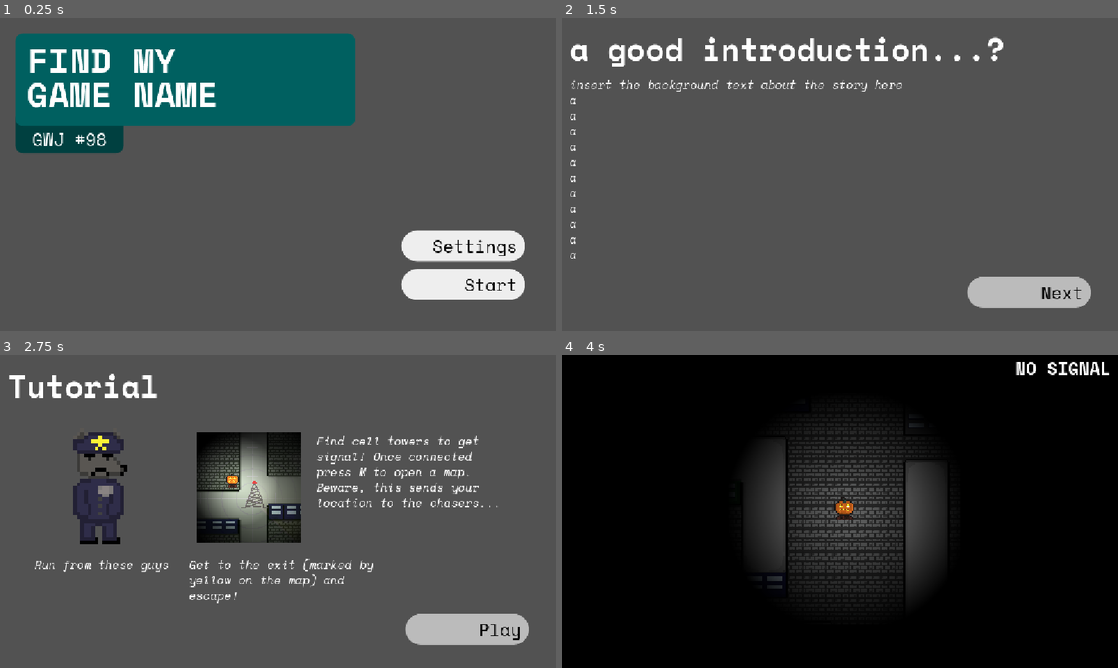
Above: before the commit, frames 1-4 (two rows, left to right).
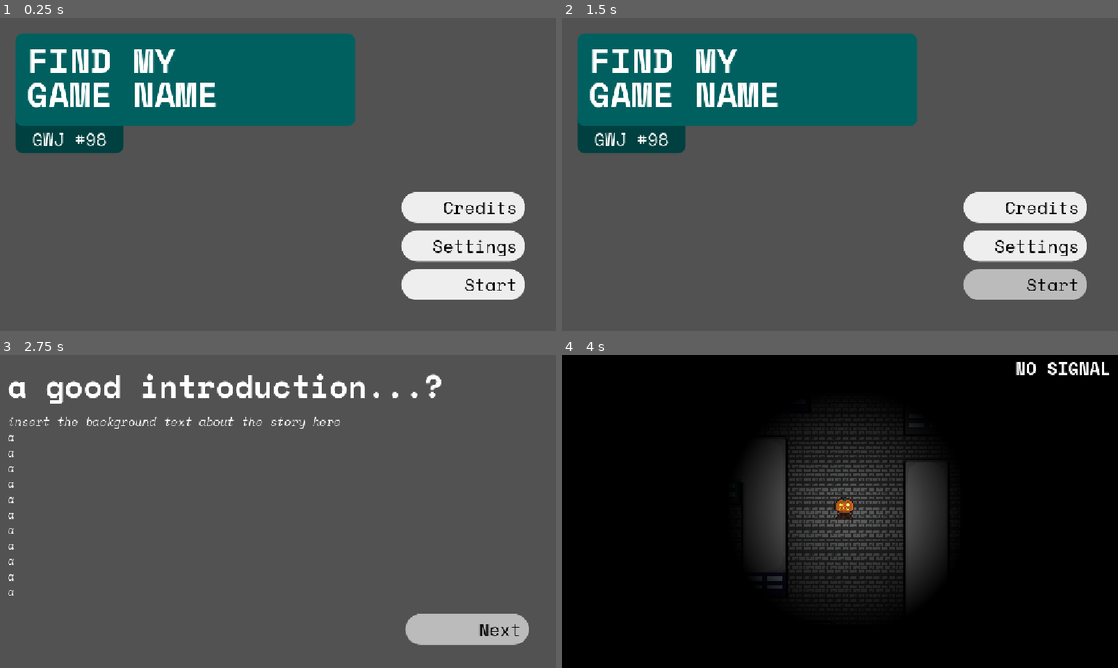
Above: after the commit, the same moments.

Repository: TurbogamesDev/godot-wild-jam-98
Game: Godot game, scene res://assets/scenes/ui/main_menu.tscn
Two runs of this game, one before a commit and one after it. Both use one fixed random seed, a clock stepped at 60 frames per second and the inputs below. The engine's default icon, where the game draws it, is replaced by a stand-in: a white triangle on a blue panel in a dark square.
Inputs (mouse positions are in pixels of both pictures, inside the frame that each line leads up to):
- Up to frame 1 (0.25 s): no input
- Up to frame 2 (1.5 s): click (1023, 205) at 0.5 s, where only the run after the commit has a clickable "Credits"; click "Start" (after the commit: "Menu") at 1.25 s
- Up to frame 3 (2.75 s): click "Next" (after the commit: "Start") at 2 s
- Up to frame 4 (4 s): click "Play" (after the commit: "Next") at 2.75 s; click (1029, 630) at 3.5 s, where only the run after the commit has a clickable "Play"

The runs differ from the first frame. In frame 1, 2.1% of the frame differs, in the area x 72-95%, y 55-66%; in frame 2, 26%, in the area x 1-96%, y 4-93%; in frame 3, 13%; in frame 4, 0.1%.

Commit message:
Add credits button to main menu

Diff:
--- a/assets/scenes/story/credits.tscn
+++ b/assets/scenes/story/credits.tscn
@@ -66,4 +66,3 @@
 offset_bottom = 600.0
 button_text = "Menu"
 scene_path = "res://assets/scenes/ui/main_menu.tscn"
-music_type_after_click = 2
--- a/assets/scenes/ui/main_menu.tscn
+++ b/assets/scenes/ui/main_menu.tscn
@@ -107,6 +107,15 @@
 offset_bottom = 504.0
 settingsMenuScene = NodePath("../../SettingsMenu")
 
+[node name="CreditsButton" parent="ButtonsList" unique_id=9677010 instance=ExtResource("3_obrqb")]
+layout_mode = 0
+offset_left = 832.0
+offset_top = 360.0
+offset_right = 1088.0
+offset_bottom = 424.0
+button_text = "Credits"
+scene_path = "res://assets/scenes/story/credits.tscn"
+
 [node name="SettingsMenu" parent="." unique_id=860343429 instance=ExtResource("5_v71do")]
 visible = false
 z_as_relative = true
